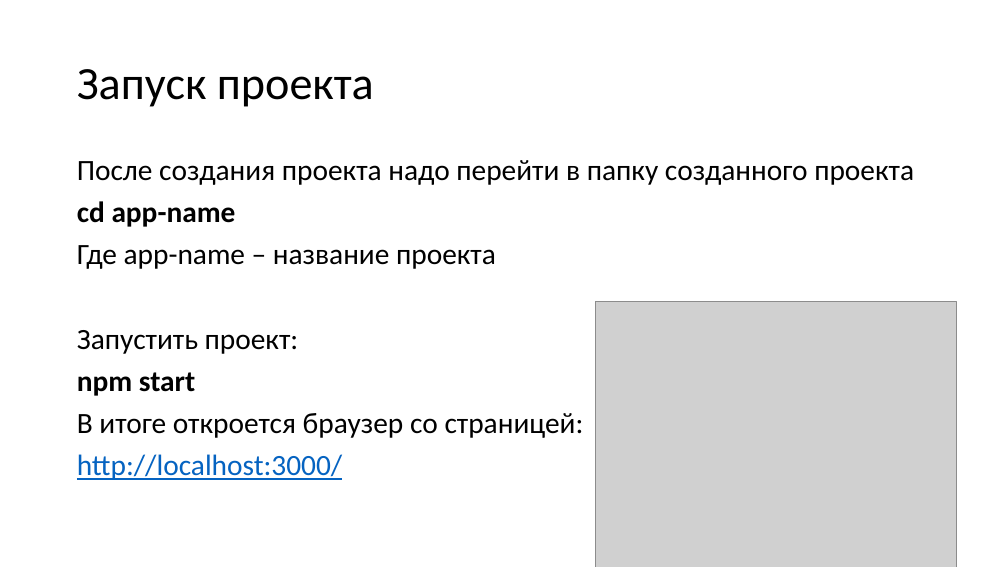
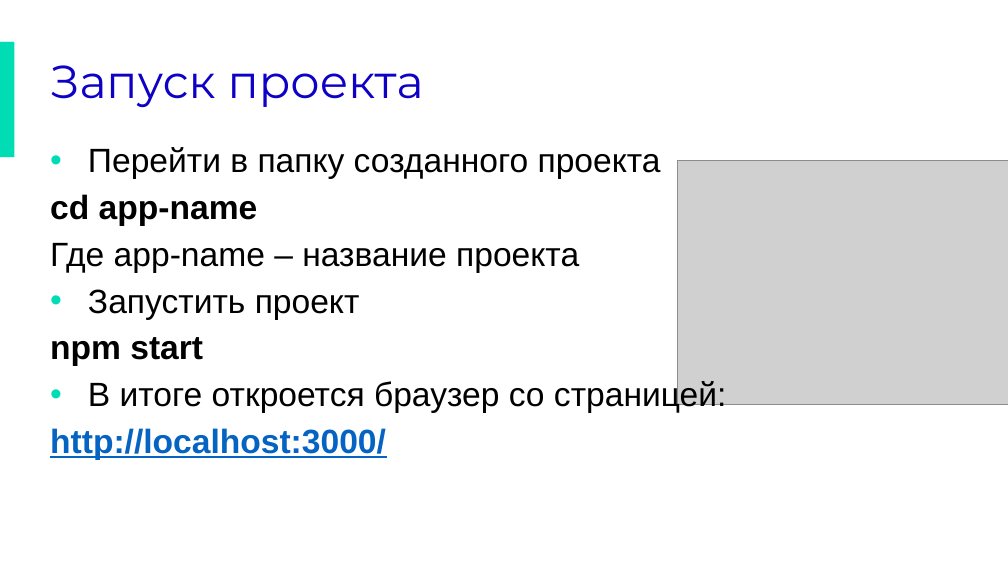
Before and after one commit to lavsexpert/synergy-react, a slide deck: slide 5 of React.pptx. Drawn at 1008x567 pixels with LibreOffice and Linux fonts; fonts in the diff are those of the drawing; grey boxes stand for pictures; background and template pictures are left out. Boxes give left, top, right and bottom in pixels: in the first picture for what was removed or moved away, otherwise in the second. Text is boxed around its words. In the diff, an @@ line names an element or a change of style, - is before the commit and + after.

```diff
--- a/React.pptx
+++ b/React.pptx
@@ rectangle added at [0,42,14,119], fill #00DDB5 @@
@@ rectangle added at [0,42,14,157], fill #00DDB5 @@
@@ title "Запуск проекта": place and size @@
-title "Запуск проекта" at [77,69,374,107]
+title "Запуск проекта" at [50,65,424,108]
@@ title "Запуск проекта" at [50,65,424,108]: font Calibri to Montserrat, text colour #000000 to #0E00C4; line spacing 0.9 to 0.8 @@
@@ text "Перейти в папку созданного проекта": place and size @@
-text "Перейти в папку созданного проекта" at [77,160,914,480]
+text "Перейти в папку созданного проекта" at [50,147,727,460]
@@ text at [88,147,661,179]: text changed; size 28 to 32 pt; font Calibri to Arial @@
-После создания проекта надо перейти в папку созданного проекта
+• Перейти в папку созданного проекта
@@ picture: place and size @@
-picture at [596,301,957,567]
+picture at [678,160,1008,404]
@@ text at [50,194,727,460]: size 28 to 32 pt, font Calibri to Arial in "cd app-name", "Где app-name – название проекта", "npm start", "В итоге откроется браузер со страницей:" and 1 more places; bold on in "http://localhost:3000/"; bullet none to • @@
@@ text at [88,289,360,320]: text changed; size 28 to 32 pt; font Calibri to Arial @@
-Запустить проект:
+• Запустить проект
@@ rectangle added at [14,476,125,555], fill #FFFFFF, outline #FFFFFF 1 pt @@
```
Also in this commit, not shown: 5 other slides changed, 8 slides added, 1 slide removed, 1 other file.
